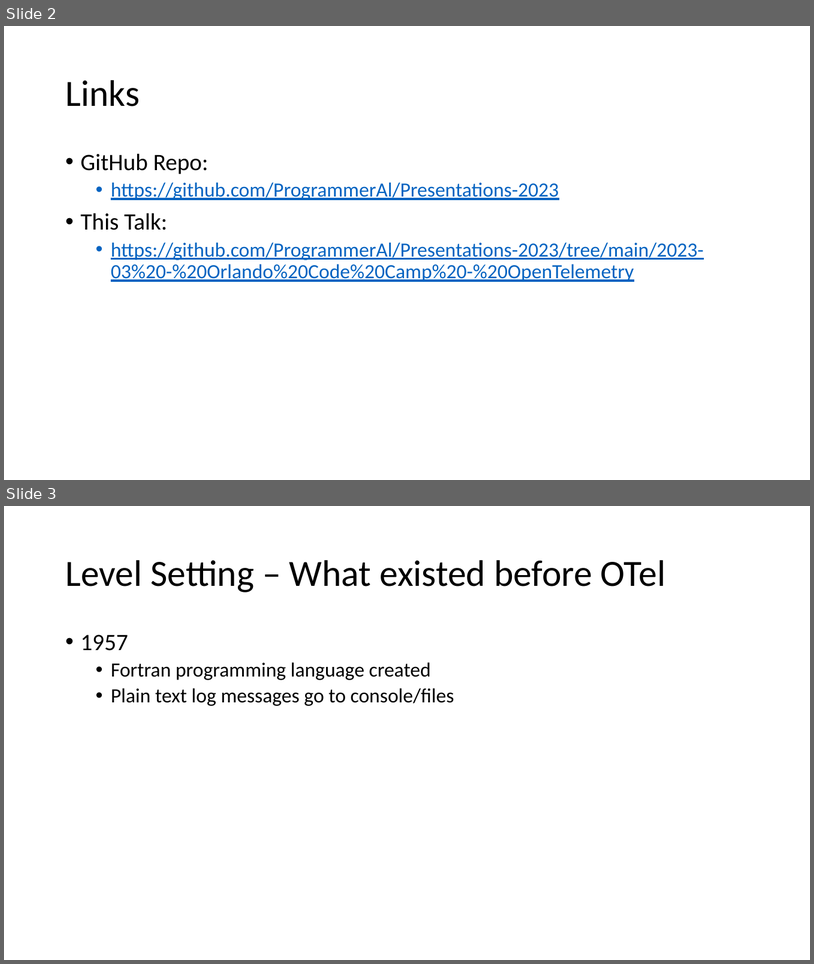
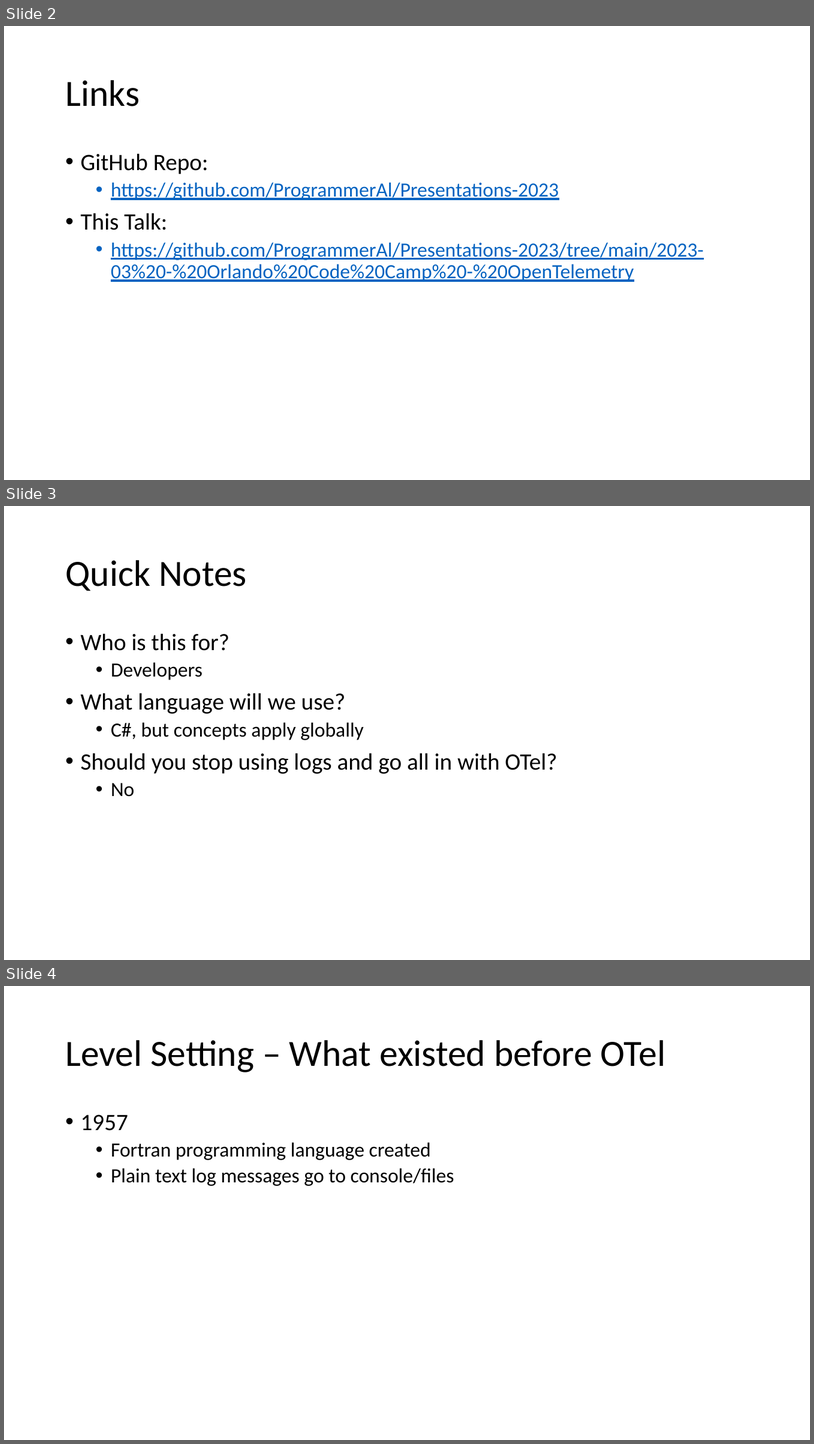
Before and after one commit to ProgrammerAL/Presentations-2023, a slide deck: 2023-03 - Orlando Code Camp - OpenTelemetry/Presentation.pptx. Shown one above the other, each under a label of ours: slides 2 and 3 before the commit, slides 2, 3 and 4 after it. The pictures are 814x964 and 814x1444 pixels, drawn with LibreOffice and Linux fonts; fonts in the diff are those of the drawing. Boxes give left, top, right and bottom in pixels: in the first picture for what was removed or moved away, otherwise in the second. Text is boxed around its words. In the diff, an @@ line names an element or a change of style, - is before the commit and + after.

```diff
--- a/2023-03 - Orlando Code Camp - OpenTelemetry/Presentation.pptx
+++ b/2023-03 - Orlando Code Camp - OpenTelemetry/Presentation.pptx
@@ slide 3 added at (x1=4, y1=506, x2=810, y2=960), background #FFFFFF @@
@@ title added at (x1=65, y1=560, x2=247, y2=591), 44 pt, text #000000 @@
+Quick Notes
@@ text added at (x1=81, y1=633, x2=557, y2=796), 28 pt, text #000000 @@
+• Who is this for?
+  • Developers
+• What language will we use?
+  • C#, but concepts apply globally
+• Should you stop using logs and go all in with OTel?
+  • No
@@ what was slide 3 is now slide 4 @@
```
Also in this commit, not shown: 1 slide changed, 4 other slides added, 2 slides removed, 21 other files.
